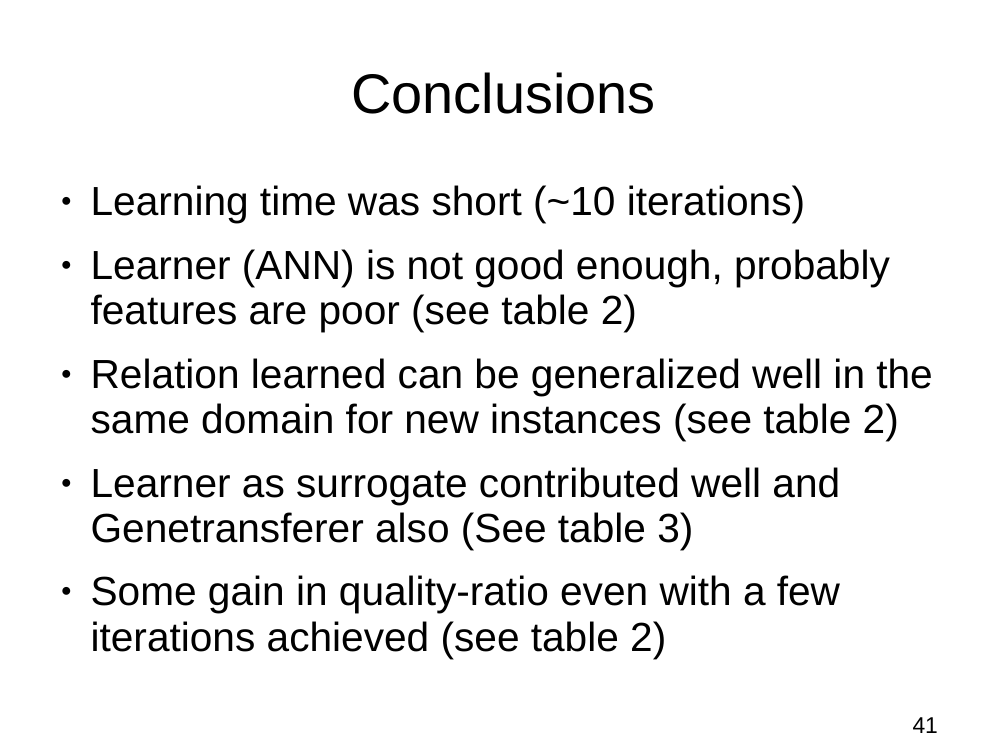
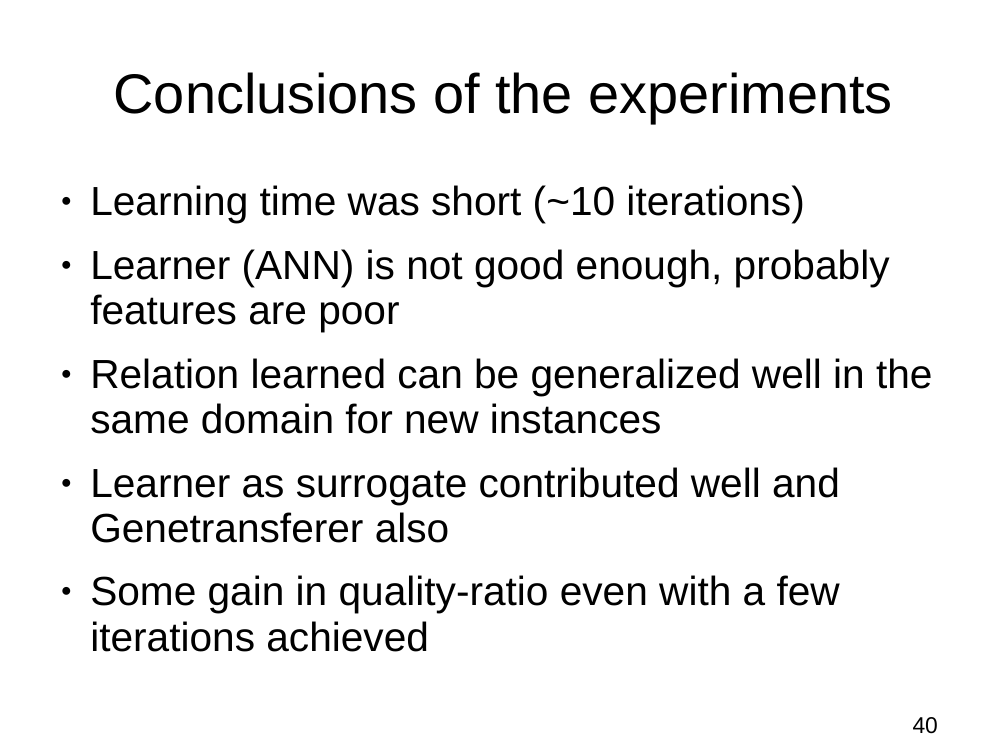
Before and after one commit to nojhan/descarwin, a slide deck: slide 40 of papers/icaps2011/icaps.ppt (slide 41 before the commit). Drawn at 1008x756 pixels with LibreOffice and Linux fonts; fonts in the diff are those of the drawing; background and template pictures are left out. Boxes give left, top, right and bottom in pixels: in the first picture for what was removed or moved away, otherwise in the second. Text is boxed around its words. In the diff, an @@ line names an element or a change of style, - is before the commit and + after.

```diff
--- a/papers/icaps2011/icaps.ppt
+++ b/papers/icaps2011/icaps.ppt
@@ title at [114, 72, 892, 123]: text changed @@
-Conclusions
+Conclusions of the experiments
@@ text at [90, 249, 932, 652]: text changed @@
-● Learner (ANN) is not good enough, probably features are poor (see table 2)
-● Relation learned can be generalized well in the same domain for new instances (see table 2)
-● Learner as surrogate contributed well and Genetransferer also (See table 3)
-● Some gain in quality-ratio even with a few iterations achieved (see table 2)
+● Learner (ANN) is not good enough, probably features are poor
+● Relation learned can be generalized well in the same domain for new instances
+● Learner as surrogate contributed well and Genetransferer also
+● Some gain in quality-ratio even with a few iterations achieved
@@ page number at [913, 717, 938, 734]: text changed @@
-41
+40
```
Also in this commit, not shown: 24 other slides changed, 4 slides added, 5 slides removed, 2 other files.
